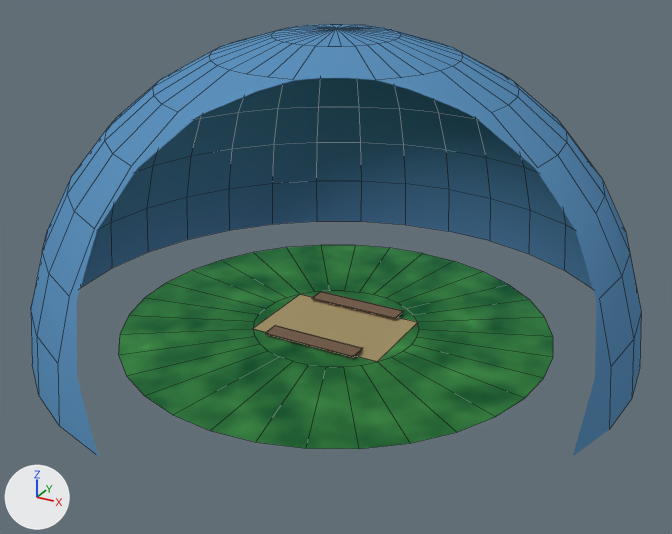
One commit to the Blender file untitled.blend: the scene before it, then after it.
The view is the same before and after, from a 50 mm lens placed at (65.3, -118.8, 69.7), pointed at (2.3, -4.2, 12.4). Arrows for +X, +Y and +Z are at lower left; the lights stay in place. Mesh edges are drawn as thin lines on the coarser meshes. Everything nearer to the camera than a plane just in front of the edit is cut away.

Objects in the first picture: 'forest', 'ground', 'sky', 'wood-deck'.
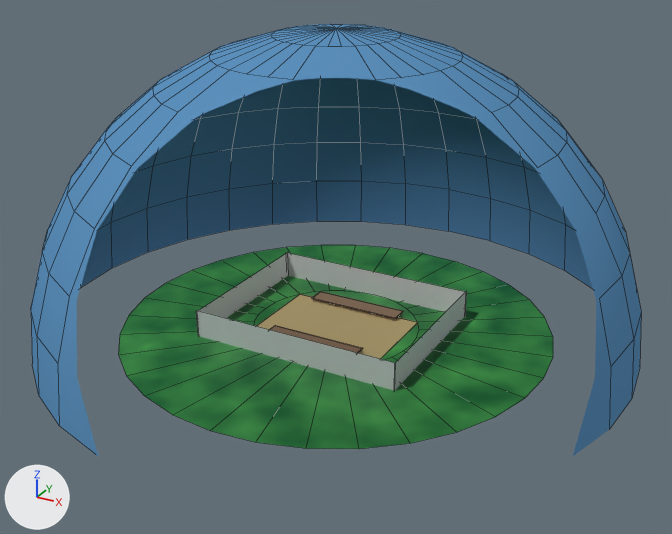
What changed in the scene script:
```text
Add mat_wall:
    mat_wall = principled_material('wall')
    mat_wall.base_color = (0.8, 0.8, 0.8)  # white #e7e7e7
Change me_plane_003:
    where me_plane_003.from_pydata(...)  # 16 vertices, 4 faces; spans x -17.6..17.3, y -13.9..13.4, z -0.8..4.4
    used by ob_wall; location = (0.0, 0.0, 0.0)
    verts and faces of me_plane_003; kept vertices keep their numbers, new ones are numbered from 16
    before: 0 (-17.6, -13.7, -0.8), 1 (17.2, -13.7, -0.8), 2 (-17.6, -13.7, 4.4), 3 (17.2, -13.7, 4.4), 12 (-17.3, 13.4, -0.8)
    before: 13 (-17.3, -13.9, -0.8), 14 (-17.3, 13.4, 4.4), 15 (-17.3, -13.9, 4.4)
    me_plane_003 part 1
    add delete_faces([(0, 1, 3, 2), (12, 13, 15, 14)])
    add faces += [(0, 2, 3, 1), (12, 14, 15, 13)]
    add me_plane_003.materials.append(mat_wall)  # white #e7e7e7
Change ob_wall:
    remove ob_wall.hide_render = True
```

Changed parts and their boxes (x1, y1, x2, y2) in the pictures (672 x 534 px; the box of a moved part takes in the faces that stretch with it):
'wall', shown
    after: (196, 252, 467, 391)
part 1 of me_plane_003, moved or reshaped (not visible before)
    after: (196, 253, 396, 390)
